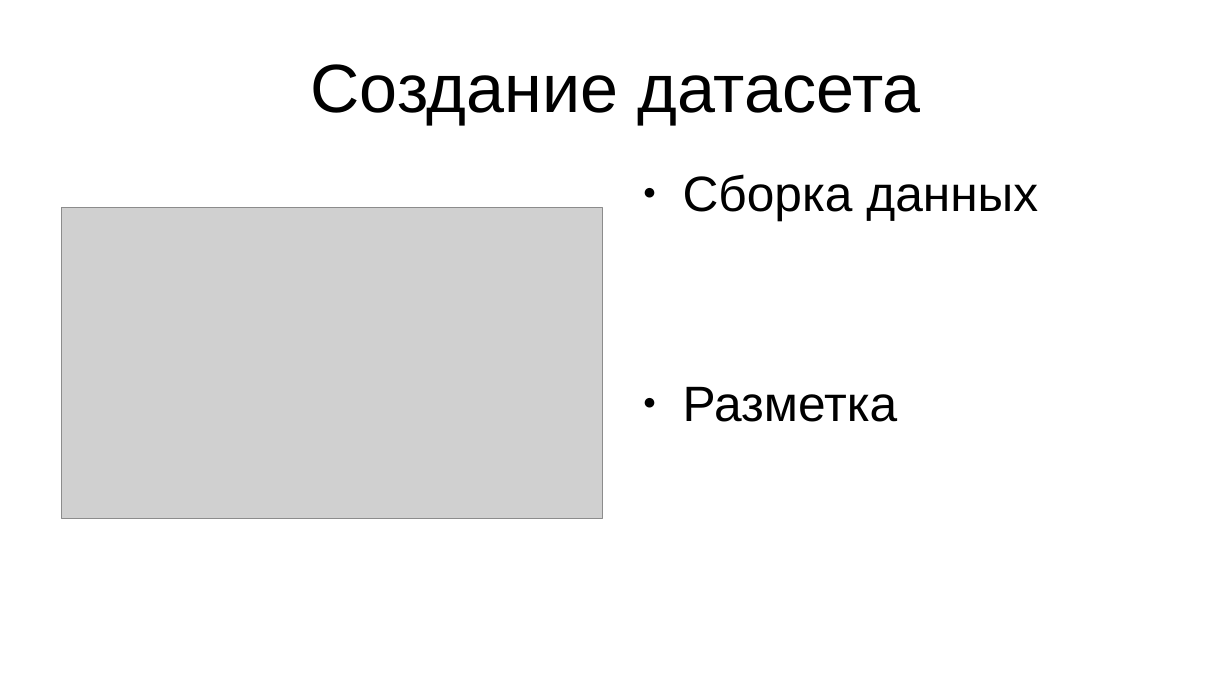
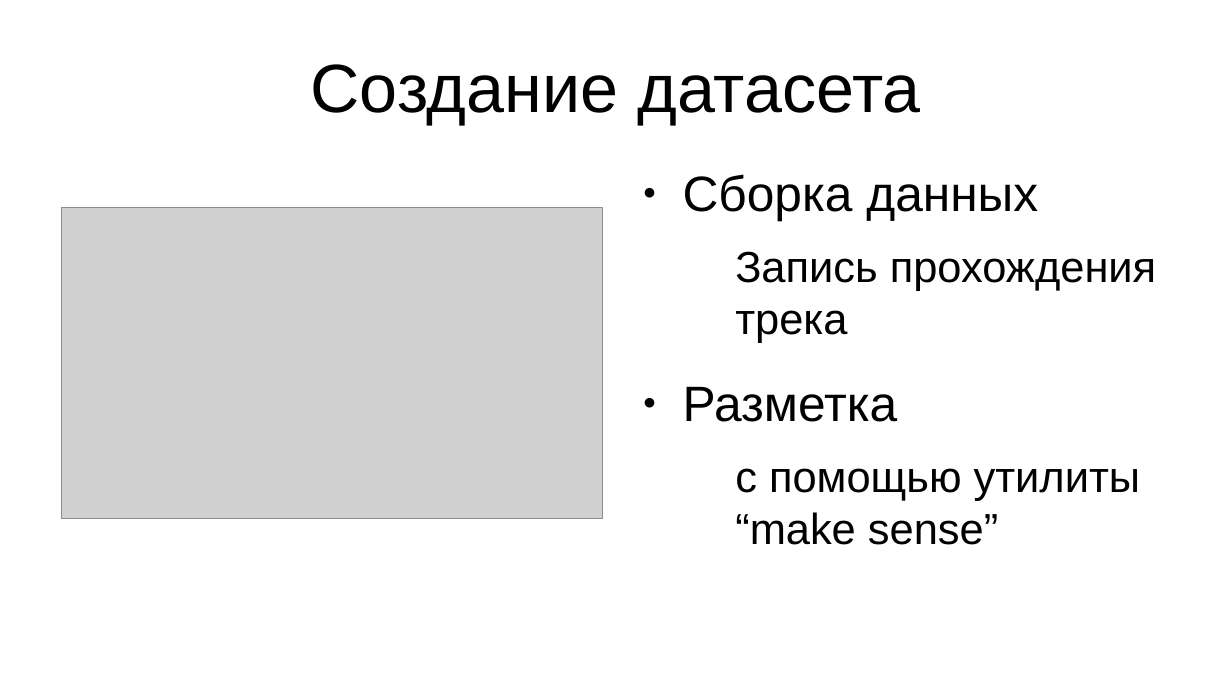
Before and after one commit to NikitaGoltsev/Auto_Race_challange, a slide deck: slide 4 of presintation.odp. Drawn at 1232x693 pixels with LibreOffice and Linux fonts; fonts in the diff are those of the drawing; grey boxes stand for pictures. Boxes give left, top, right and bottom in pixels: in the first picture for what was removed or moved away, otherwise in the second. Text is boxed around its words. In the diff, an @@ line names an element or a change of style, - is before the commit and + after.

```diff
--- a/presintation.odp
+++ b/presintation.odp
@@ text at (x1=735, y1=251, x2=1156, y2=343): paragraph added @@
+  Запись прохождения трека
@@ text at (x1=735, y1=468, x2=1141, y2=545): paragraph added @@
+  с помощью утилиты “make sense”
```
Also in this commit, not shown: 6 other slides changed.
